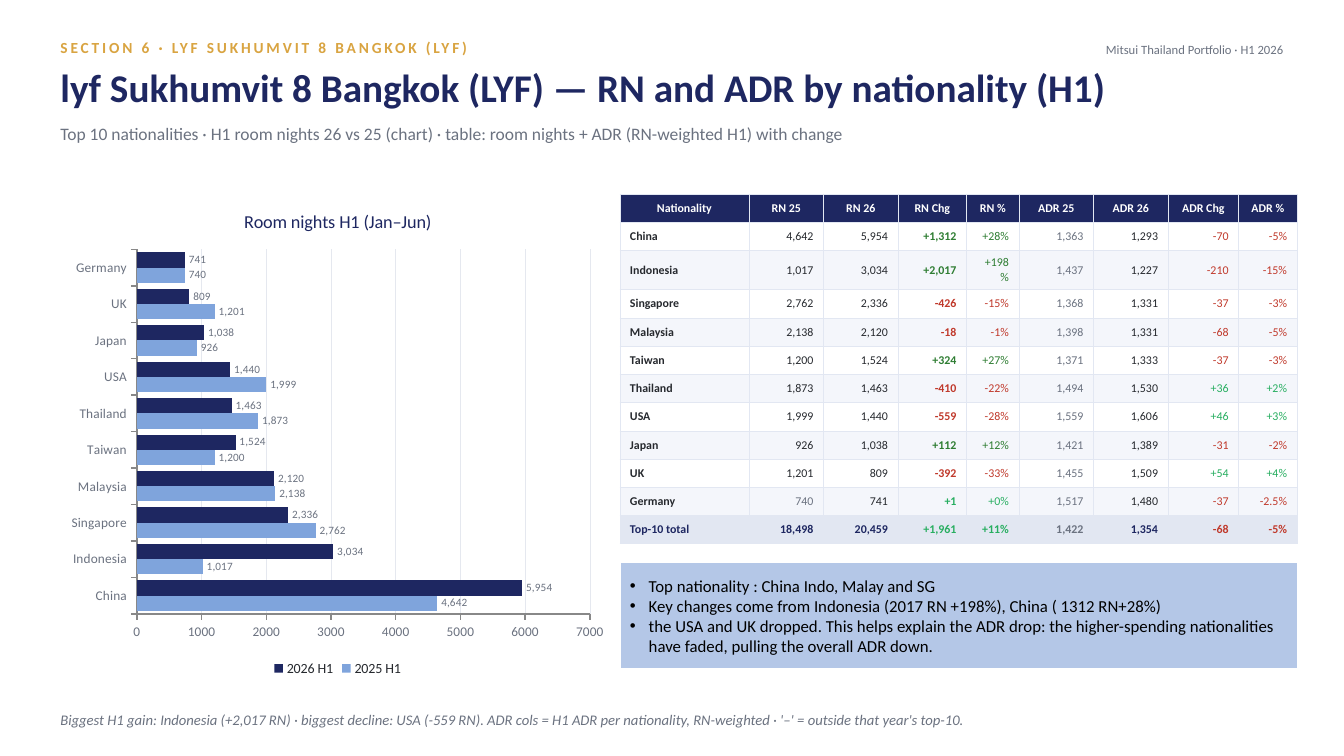
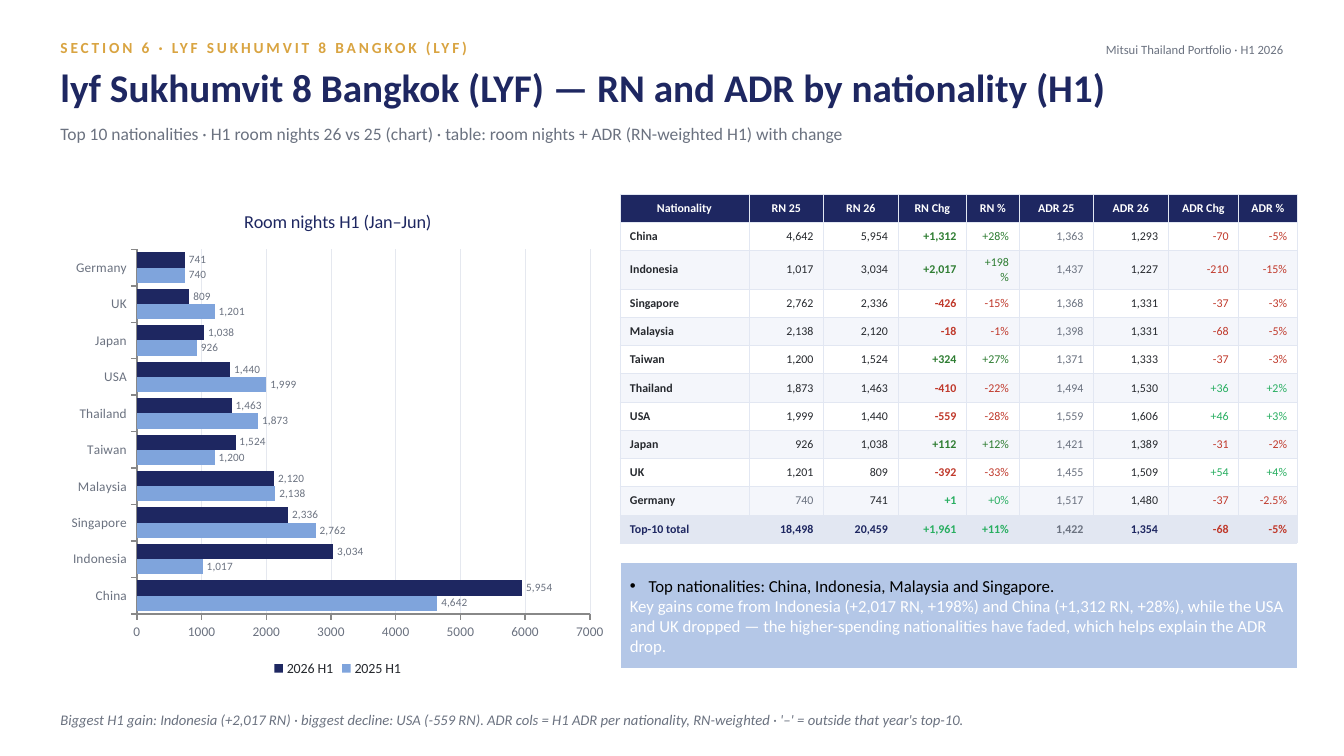
Before and after one commit to Chavin2543/mae-workspace, a slide deck: slide 27 of output/Portfolio_Performance_Report_H1-2026.pptx. Drawn at 1344x756 pixels with LibreOffice and Linux fonts; fonts in the diff are those of the drawing. Boxes give left, top, right and bottom in pixels: in the first picture for what was removed or moved away, otherwise in the second. Text is boxed around its words. In the diff, an @@ line names an element or a change of style, - is before the commit and + after.

```diff
--- a/output/Portfolio_Performance_Report_H1-2026.pptx
+++ b/output/Portfolio_Performance_Report_H1-2026.pptx
@@ text in rectangle at (630,580,1283,655): text changed; text colour #000000 to #FFFFFF @@
-• Top nationality : China Indo, Malay and SG
-• Key changes come from Indonesia (2017 RN +198%), China ( 1312 RN+28%)
-• the USA and UK dropped. This helps explain the ADR drop: the higher-spending nationalities have faded, pulling the overall ADR down.
+• Top nationalities: China, Indonesia, Malaysia and Singapore.
+Key gains come from Indonesia (+2,017 RN, +198%) and China (+1,312 RN, +28%), while the USA and UK dropped — the higher-spending nationalities have faded, which helps explain the ADR drop.
```
Also in this commit, not shown: 15 other slides changed.
